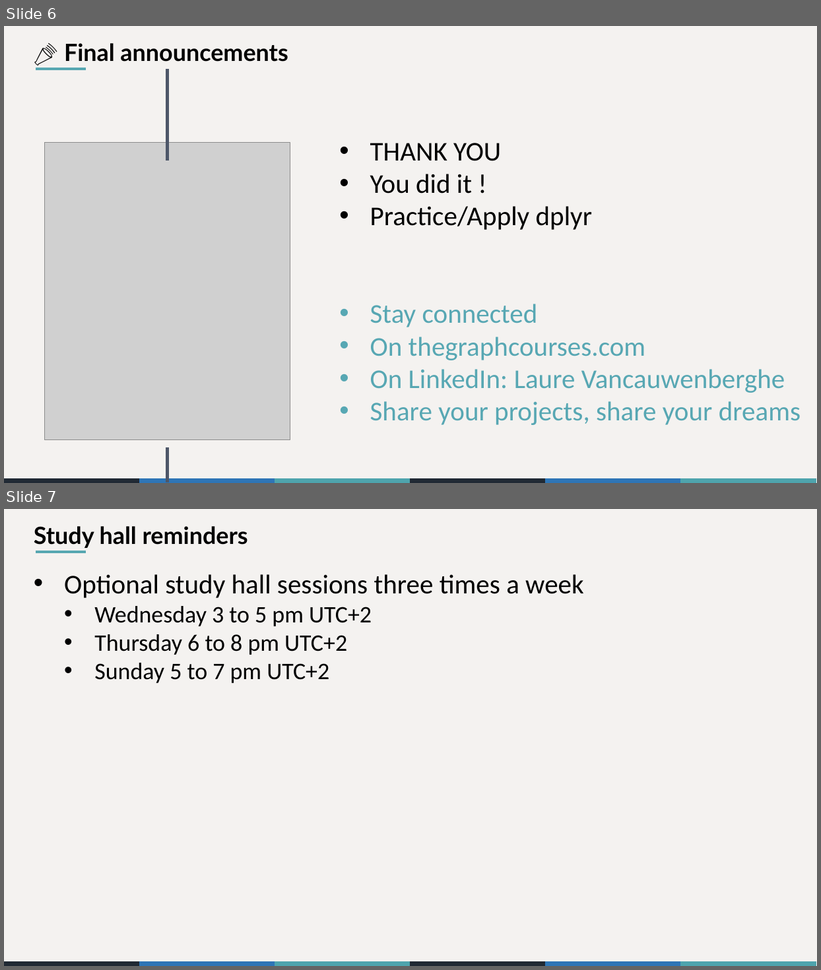
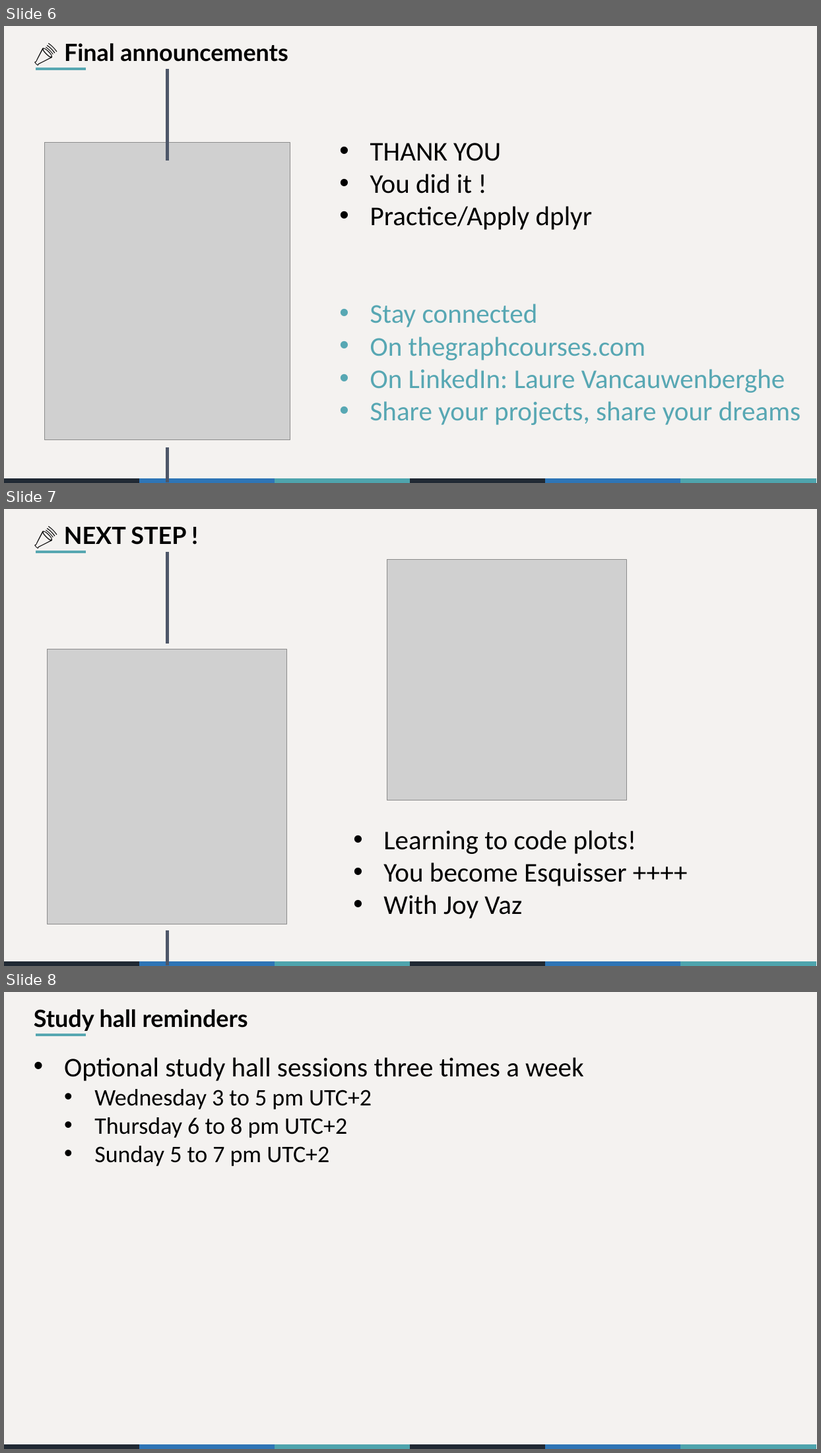
Before and after one commit to the-graph-courses/rbp_cohort_0_materials, a slide deck: week_07/slides/rbp_workshop_07.pptx. Shown one above the other, each under a label of ours: slides 6 and 7 before the commit, slides 6, 7 and 8 after it. The pictures are 821x970 and 821x1453 pixels, drawn with LibreOffice and Linux fonts; fonts in the diff are those of the drawing; grey boxes stand for pictures. Boxes give left, top, right and bottom in pixels: in the first picture for what was removed or moved away, otherwise in the second. Text is boxed around its words. In the diff, an @@ line names an element or a change of style, - is before the commit and + after.

Commit message:
week 7: updated slides

```diff
--- a/week_07/slides/rbp_workshop_07.pptx
+++ b/week_07/slides/rbp_workshop_07.pptx
@@ slide 7 added at bbox=[4, 509, 817, 966], background #F4F2F0; not listed: 6 template elements that a slide beside it also shows @@
@@ text added at bbox=[64, 526, 186, 545], 28 pt, text #000000, bold @@
+📣 NEXT STEP !
@@ line added from (36, 553) to (86, 553), #57A7B1 3 pt @@
@@ line added from (168, 553) to (168, 644), #4E5769 4.5 pt @@
@@ picture added at bbox=[387, 560, 628, 800] @@
@@ picture added at bbox=[48, 650, 287, 925] @@
@@ text added at bbox=[384, 830, 637, 919], 32 pt, text #000000 @@
+• Learning to code plots!
+• You become Esquisser ++++
+• With Joy Vaz
@@ line added from (168, 931) to (168, 966), #4E5769 4.5 pt @@
@@ what was slide 7 is now slide 8 @@
```
